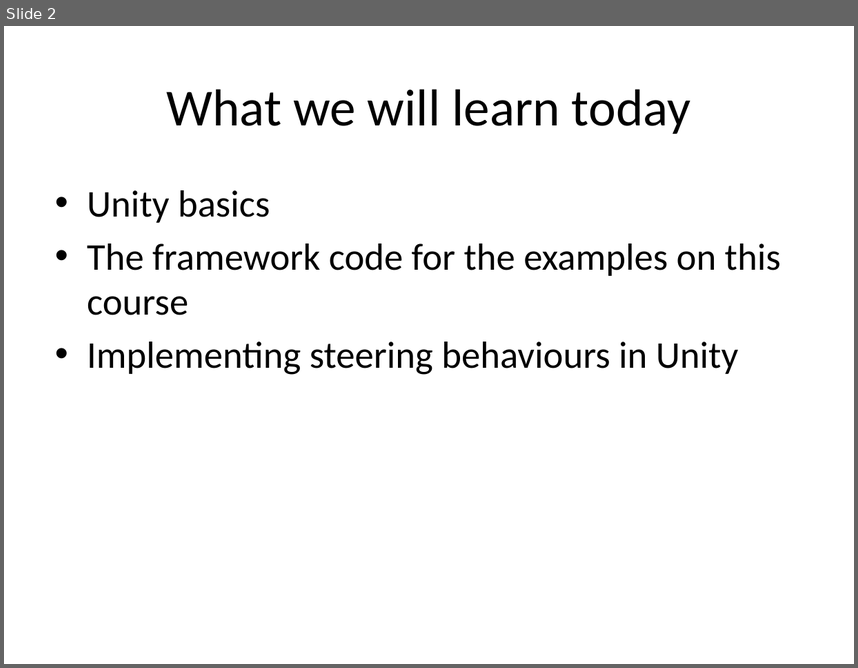
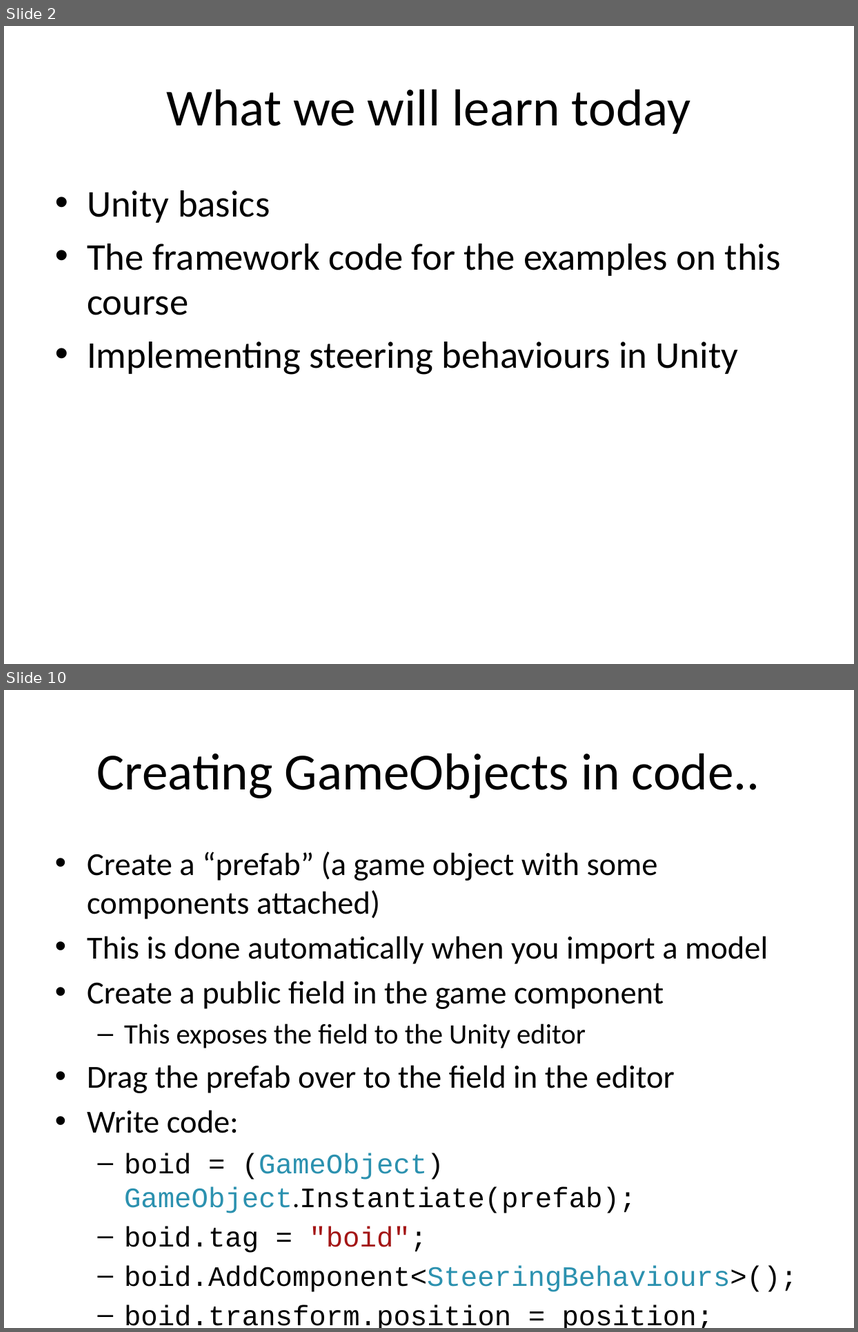
Before and after one commit to skooter500/UnitySteeringBehaviours, a slide deck: Lectures/Game AI 3.pptx. Shown one above the other, each under a label of ours: slide 2 before the commit, slides 2 and 10 after it; the slides between them are not shown. The pictures are 858x668 and 858x1332 pixels, drawn with LibreOffice and Linux fonts; fonts in the diff are those of the drawing; background and template pictures are left out. Boxes give left, top, right and bottom in pixels: in the first picture for what was removed or moved away, otherwise in the second. Text is boxed around its words. In the diff, an @@ line names an element or a change of style, - is before the commit and + after.

```diff
--- a/Lectures/Game AI 3.pptx
+++ b/Lectures/Game AI 3.pptx
@@ slide 10 added at <box>4,690,854,1328</box>, background #FFFFFF @@
@@ title added at <box>97,753,760,798</box>, 44 pt, text #000000 @@
+Creating GameObjects in code..
@@ text added at <box>87,851,797,1328</box>, 27.2 pt, text #000000 @@
+• Create a “prefab” (a game object with some components attached)
+• This is done automatically when you import a model
+• Create a public field in the game component
+  – This exposes the field to the Unity editor
+• Drag the prefab over to the field in the editor
+• Write code:
+  – boid = (GameObject) GameObject.Instantiate(prefab);
+  – boid.tag = "boid";
+  – boid.AddComponent<SteeringBehaviours>();
+  – boid.transform.position = position;
```
Also in this commit, not shown: 22 other slides added, 19 other files.
